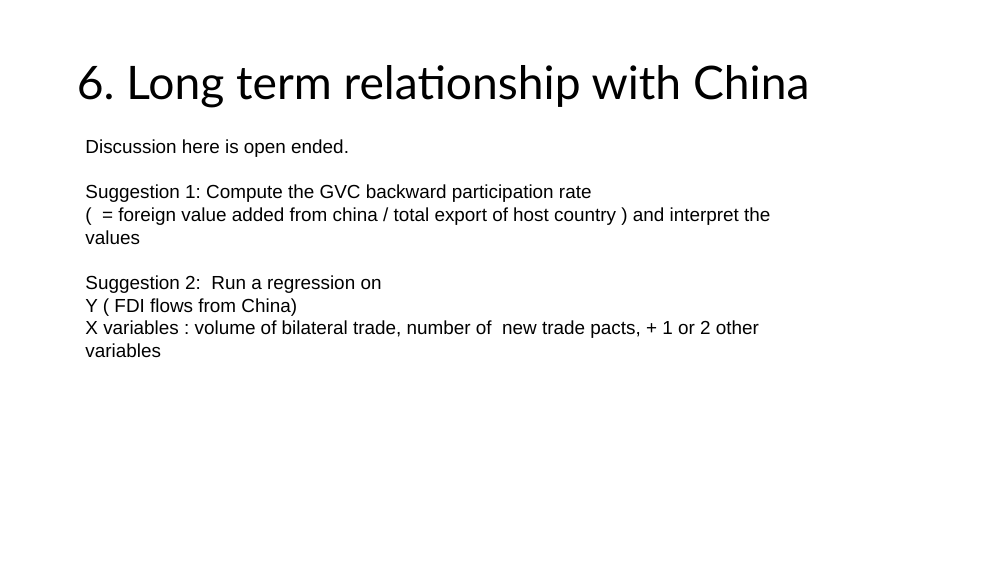
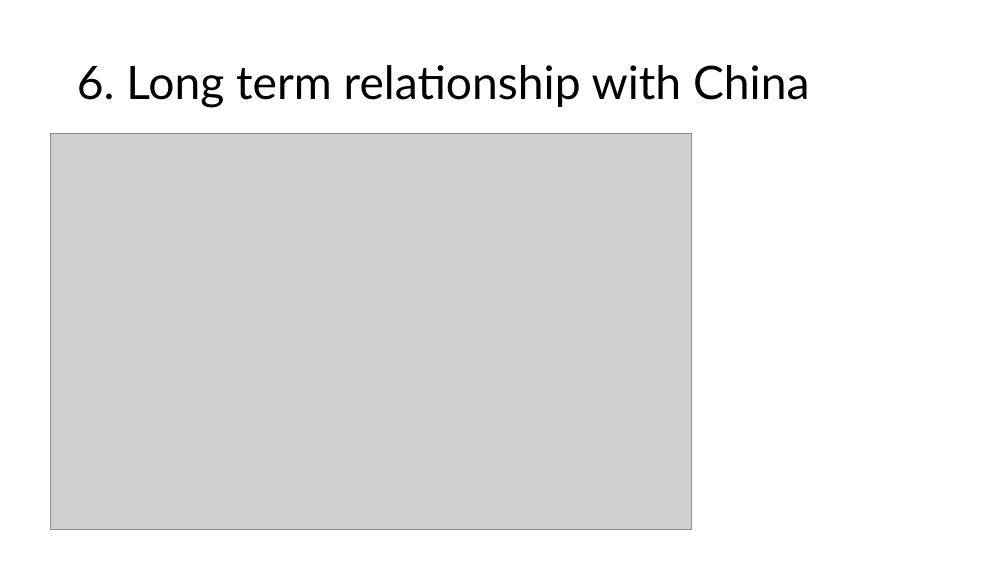
Before and after one commit to josephkohhh/SIM-UOW-Mods, a slide deck: slide 13 of ECON251/Assignment/T01_Group10_Presentation Slides.pptx. Drawn at 1008x567 pixels with LibreOffice and Linux fonts; fonts in the diff are those of the drawing; grey boxes stand for pictures. Boxes give left, top, right and bottom in pixels: in the first picture for what was removed or moved away, otherwise in the second. Text is boxed around its words. In the diff, an @@ line names an element or a change of style, - is before the commit and + after.

```diff
--- a/ECON251/Assignment/T01_Group10_Presentation Slides.pptx
+++ b/ECON251/Assignment/T01_Group10_Presentation Slides.pptx
@@ picture added at (50, 133, 691, 529) @@
@@ text removed at (85, 139, 770, 358) @@
-Discussion here is open ended.
-Suggestion 1: Compute the GVC backward participation rate
-( = foreign value added from china / total export of host country ) and interpret the values
-Suggestion 2: Run a regression on
-Y ( FDI flows from China)
-X variables : volume of bilateral trade, number of new trade pacts, + 1 or 2 other variables
```
Also in this commit, not shown: 1 slide added, 1 slide removed, 1 other file.
